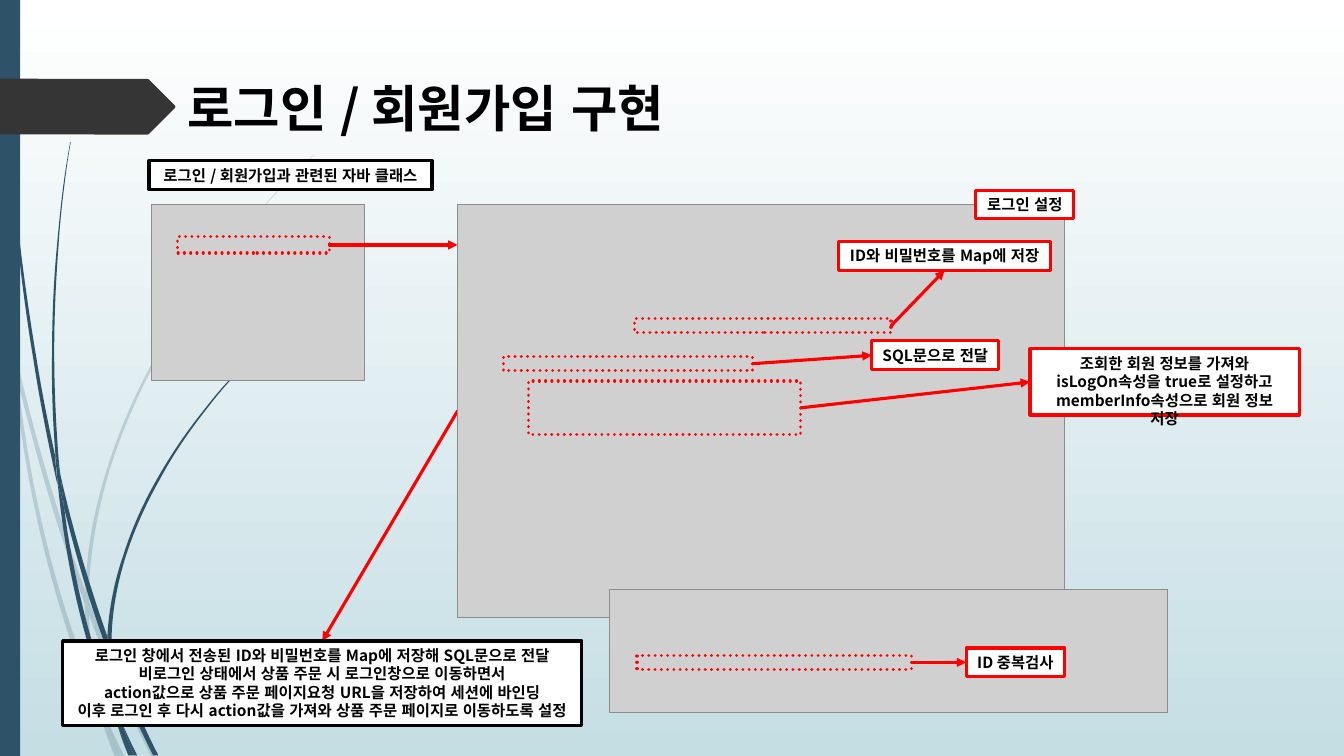
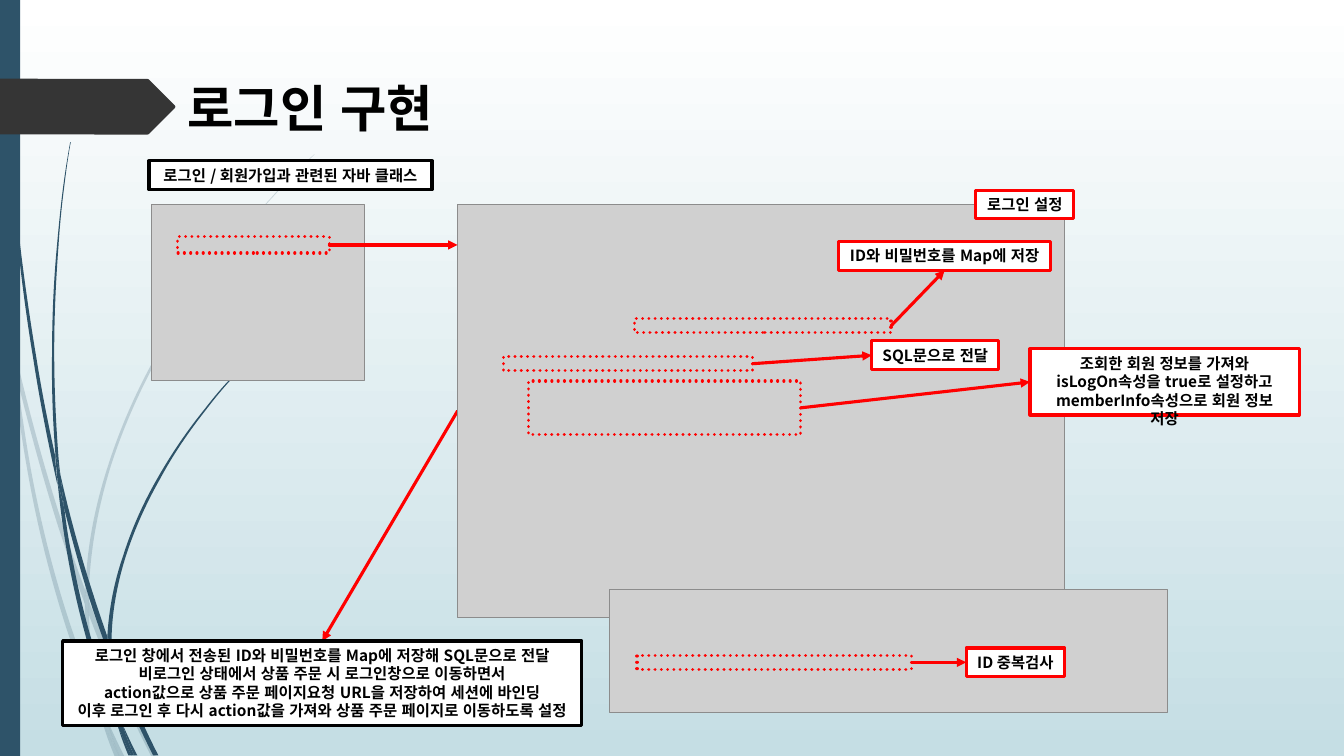
Before and after one commit to himediaai/DongOuk, a slide deck: slide 25 of 쇼핑몰.pptx. Drawn at 1344x756 pixels with LibreOffice and Linux fonts; fonts in the diff are those of the drawing; grey boxes stand for pictures. Boxes give left, top, right and bottom in pixels: in the first picture for what was removed or moved away, otherwise in the second. Text is boxed around its words. In the diff, an @@ line names an element or a change of style, - is before the commit and + after.

```diff
--- a/쇼핑몰.pptx
+++ b/쇼핑몰.pptx
@@ text at (187,84,434,132): text changed @@
-로그인 / 회원가입 구현
+로그인 구현
```
Also in this commit, not shown: 3 slides added.
